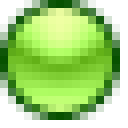
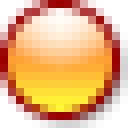
Layers edited between the first and the second 128x128 image:
hid group "green" (1st of 2) (2 layers), moved it above "orange-brown" over [8,8,112,112]
hid "green" (2nd of 2, in "green") over [8,8,112,112]
added group "orange-red" (2nd of 3) with 2 layers above "red" over [8,8,112,112]
added layer "orange-red rastr" (2nd of 2, in "orange-red") in group "orange-red" over [8,8,112,112]
